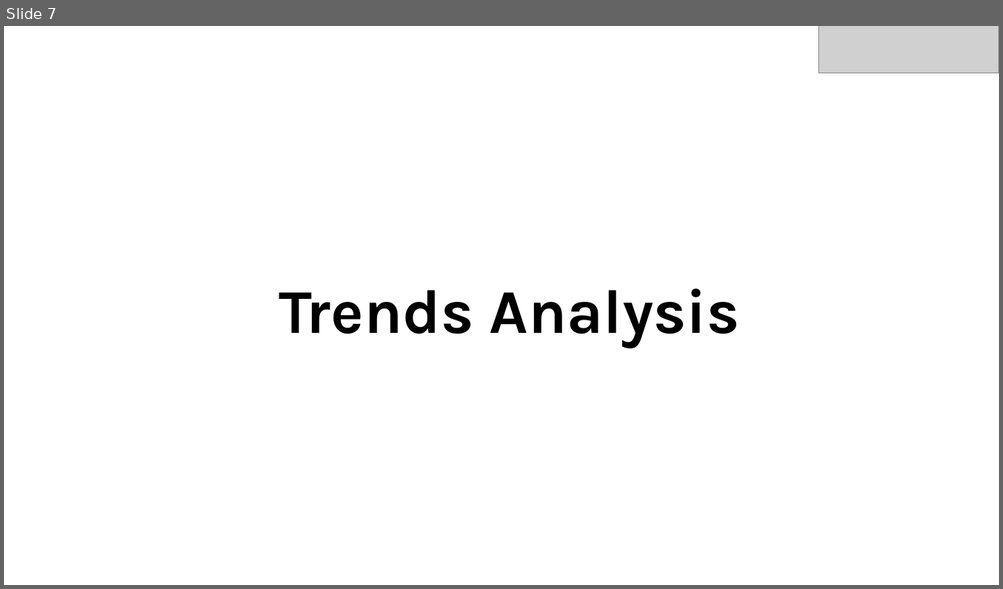
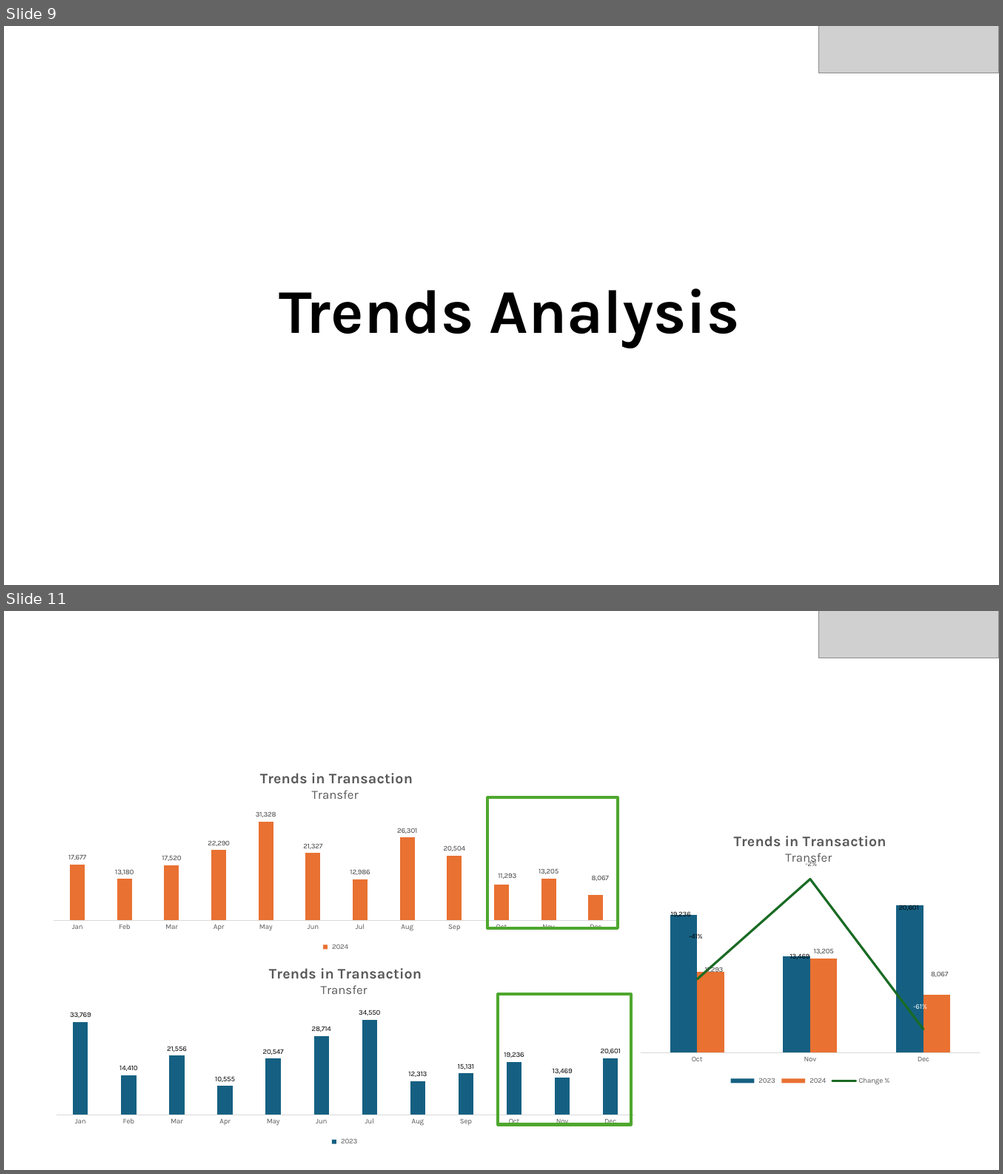
Before and after one commit to maghrabi-es/Casestudy, a slide deck: Presentation1.pptx. Shown one above the other, each under a label of ours: slide 7 before the commit, slides 9 and 11 after it; the slides between them are not shown. The pictures are 1003x589 and 1003x1174 pixels, drawn with LibreOffice and Linux fonts; fonts in the diff are those of the drawing; grey boxes stand for pictures; background and template pictures are left out. Boxes give left, top, right and bottom in pixels: in the first picture for what was removed or moved away, otherwise in the second. Text is boxed around its words. In the diff, an @@ line names an element or a change of style, - is before the commit and + after.

```diff
--- a/Presentation1.pptx
+++ b/Presentation1.pptx
@@ slide 11 added at bbox=[4, 611, 999, 1170], background #FFFFFF @@
@@ picture added at bbox=[819, 611, 999, 658] @@
@@ column chart added at bbox=[42, 760, 631, 954] @@
+title "Trends in Transaction Transfer  "
+categories: Jan, Feb, Mar, Apr, May, Jun, Jul, Aug, Sep, Oct, Nov, Dec
+ 2024 : 17677, 13180, 17520, 22290, 31328, 21327, 12986, 26301, 20504, 11293, 13205, 8067
@@ rectangle added at bbox=[487, 797, 617, 928], outline #4EA72E 3 pt @@
@@ column chart added at bbox=[633, 820, 987, 1088] @@
+title "Trends in Transaction Transfer  "
+categories: Oct, Nov, Dec
+ 2023 : 19236, 13469, 20601
+ 2024 : 11293, 13205, 8067
+Change %: -0.41, -0.02, -0.61
@@ column chart added at bbox=[44, 954, 646, 1149] @@
+title "Trends in Transaction Transfer  "
+categories: Jan, Feb, Mar, Apr, May, Jun, Jul, Aug, Sep, Oct, Nov, Dec
+ 2023 : 33769, 14410, 21556, 10555, 20547, 28714, 34550, 12313, 15131, 19236, 13469, 20601
@@ rectangle added at bbox=[498, 994, 631, 1125], outline #4EA72E 3 pt @@
@@ what was slide 7 is now slide 9 @@
```
Also in this commit, not shown: 2 slides changed, 4 other slides added.
